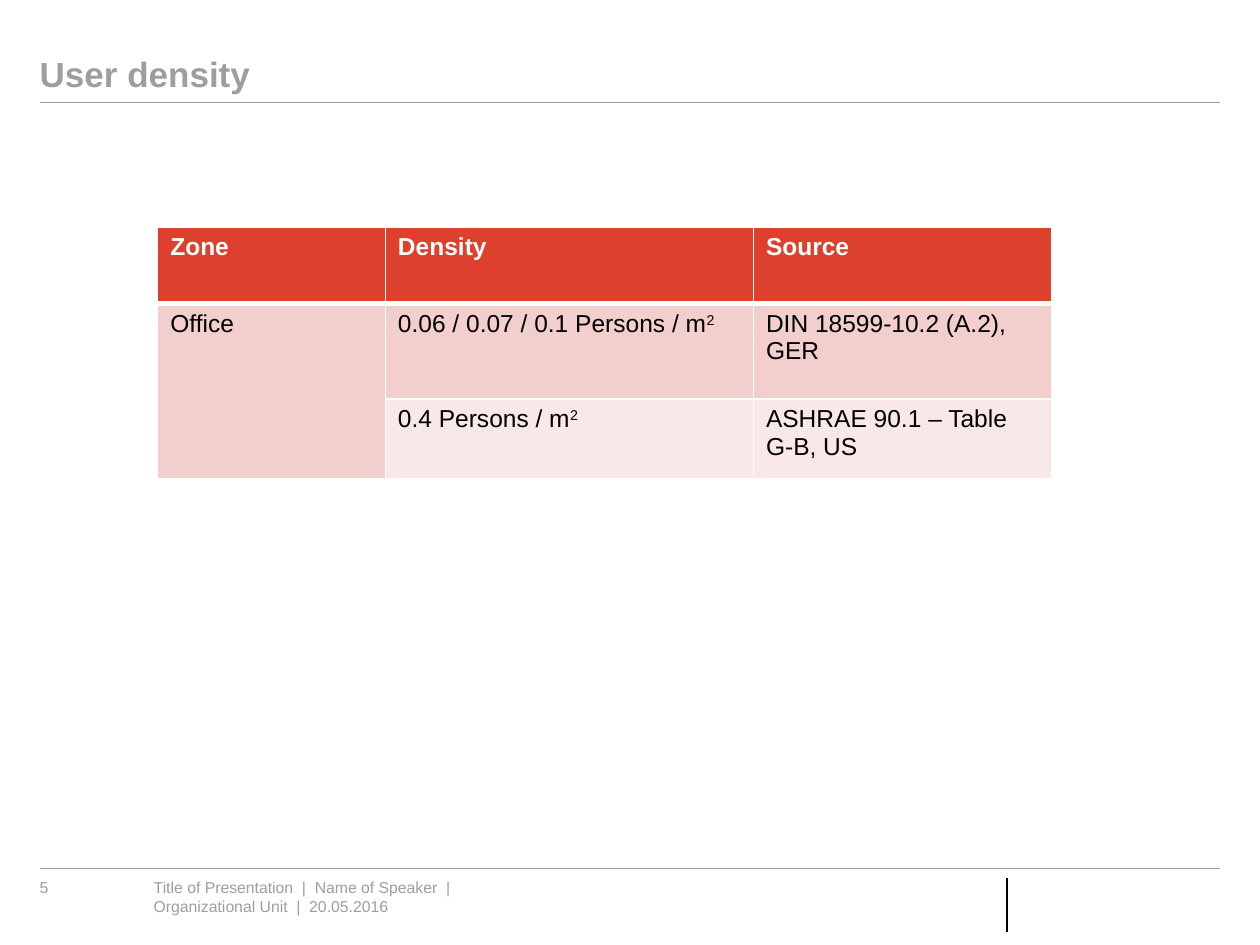
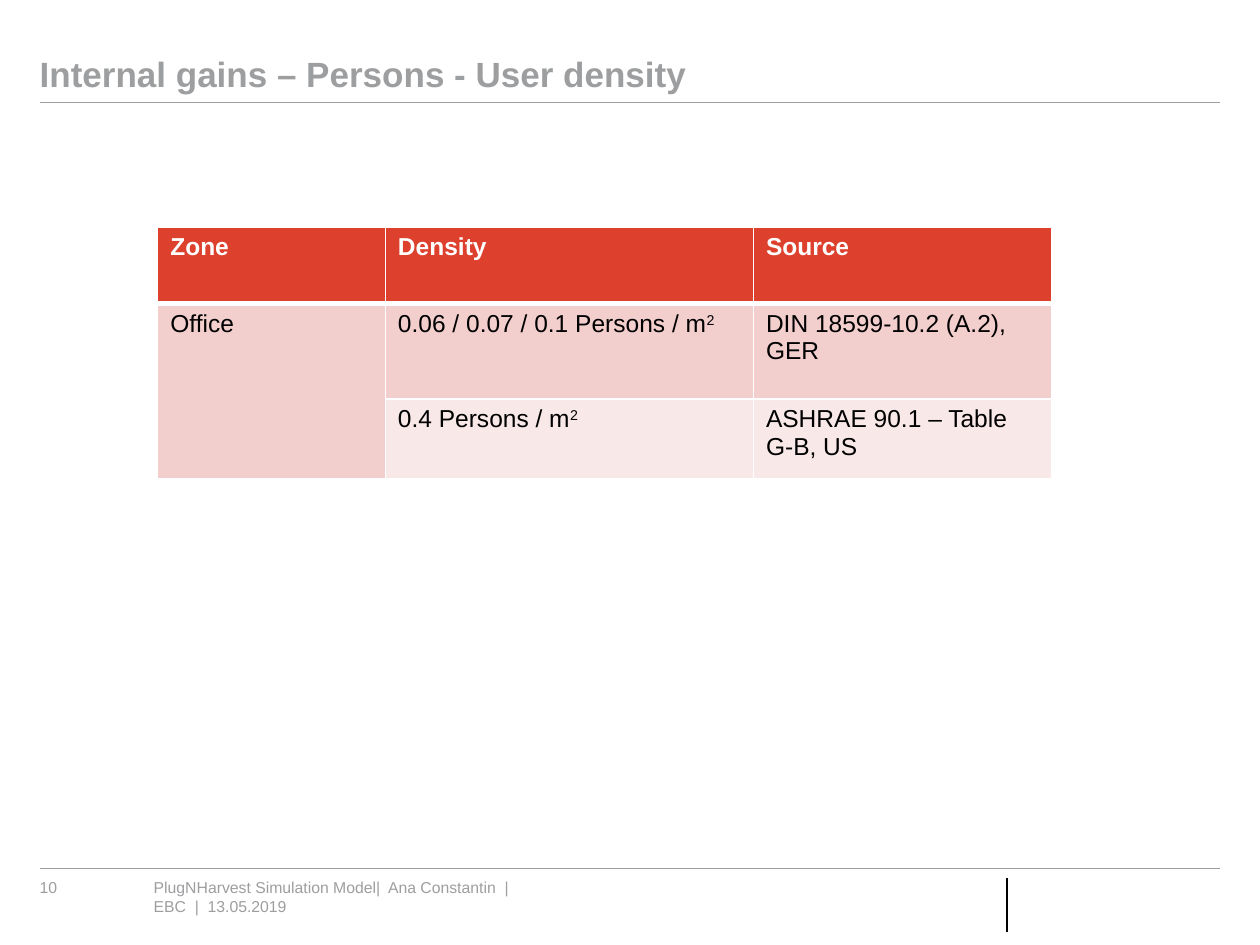
Before and after one commit to RWTH-EBC/AixLib, a slide deck: slide 10 of AixLib/Resources/PlugNHarvest/Presentation PlugNHarvest Model.pptx (slide 5 before the commit). Drawn at 1260x945 pixels with LibreOffice and Linux fonts; fonts in the diff are those of the drawing; background and template pictures are left out. Boxes give left, top, right and bottom in pixels: in the first picture for what was removed or moved away, otherwise in the second. Text is boxed around its words. In the diff, an @@ line names an element or a change of style, - is before the commit and + after.

Commit message:
Newest version of the Presentation PlugNHarvest Model.pptx

```diff
--- a/AixLib/Resources/PlugNHarvest/Presentation PlugNHarvest Model.pptx
+++ b/AixLib/Resources/PlugNHarvest/Presentation PlugNHarvest Model.pptx
@@ title at [40,62,686,93]: text changed @@
-User density
+Internal gains – Persons - User density
@@ page number at [40,882,58,893]: text changed @@
-5
+10
@@ text at [154,881,495,912]: text changed @@
-Title of Presentation | Name of Speaker | Organizational Unit | 20.05.2016
+PlugNHarvest Simulation Model| Ana Constantin | EBC | 13.05.2019
```
Also in this commit, not shown: 16 other slides changed, 5 slides added, 1 slide removed.
